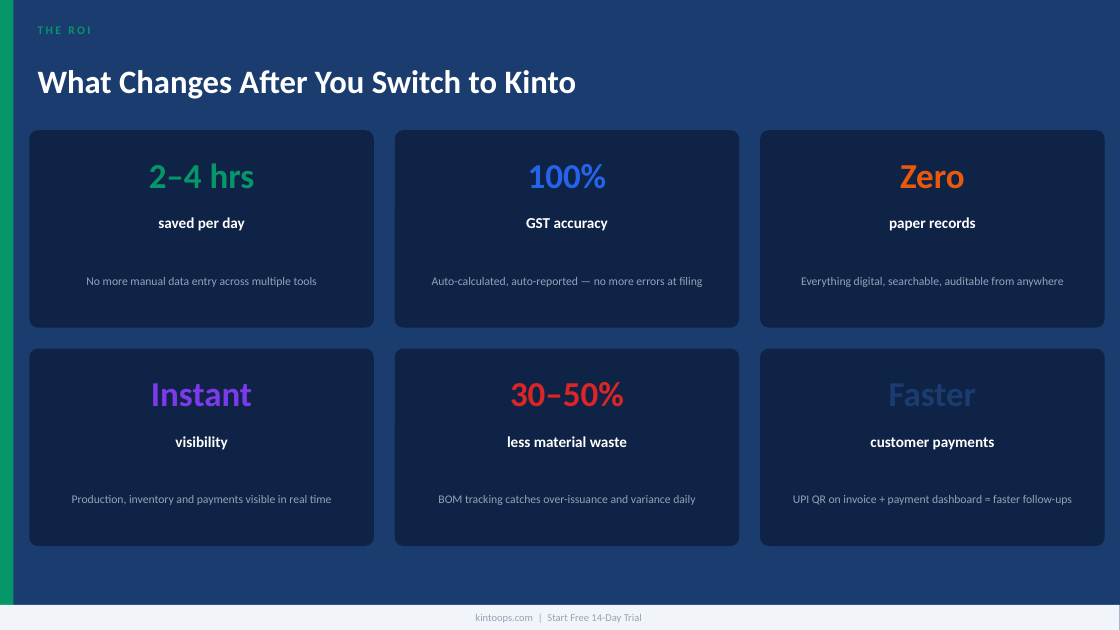
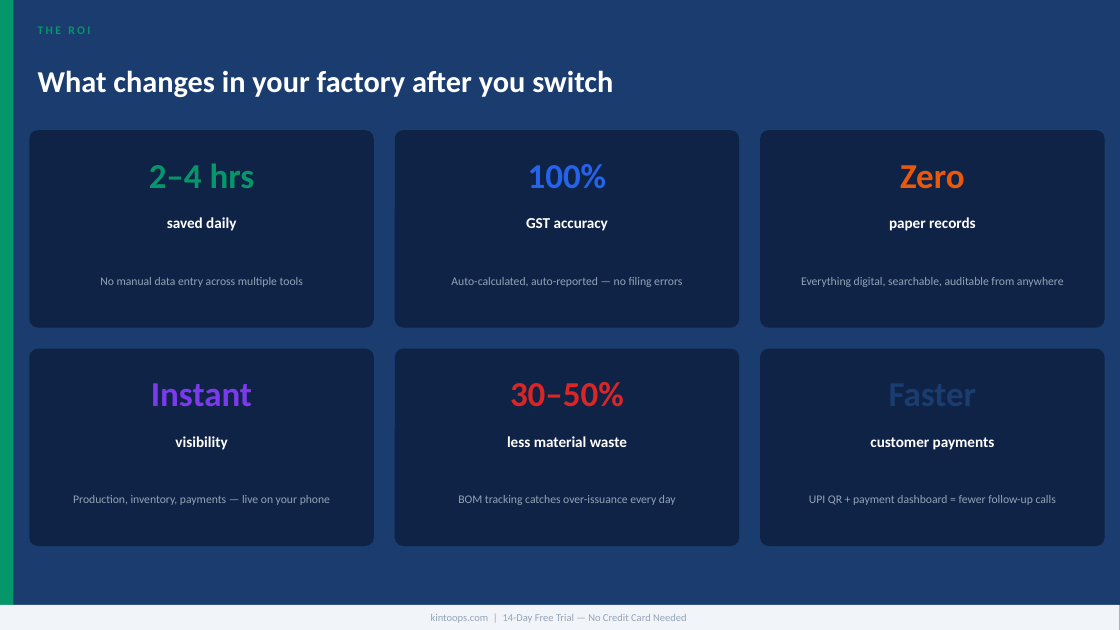
Before and after one commit to prasanth198307/kinto-qa-system, a slide deck: slide 9 of Kinto_Customer_Presentation.pptx. Drawn at 1120x630 pixels with LibreOffice and Linux fonts; fonts in the diff are those of the drawing. Boxes give left, top, right and bottom in pixels: in the first picture for what was removed or moved away, otherwise in the second. Text is boxed around its words. In the diff, an @@ line names an element or a change of style, - is before the commit and + after.

```diff
--- a/Kinto_Customer_Presentation.pptx
+++ b/Kinto_Customer_Presentation.pptx
@@ text at (x1=38, y1=70, x2=613, y2=97): text changed; size 28 to 26 pt @@
-What Changes After You Switch to Kinto
+What changes in your factory after you switch
@@ text at (x1=167, y1=217, x2=236, y2=231): text changed @@
-saved per day
+saved daily
@@ text at (x1=100, y1=277, x2=303, y2=287): text changed @@
-No more manual data entry across multiple tools
+No manual data entry across multiple tools
@@ text at (x1=451, y1=277, x2=682, y2=287): text changed @@
-Auto-calculated, auto-reported — no more errors at filing
+Auto-calculated, auto-reported — no filing errors
@@ text at (x1=73, y1=495, x2=330, y2=505): text changed @@
-Production, inventory and payments visible in real time
+Production, inventory, payments — live on your phone
@@ text at (x1=458, y1=495, x2=676, y2=505): text changed @@
-BOM tracking catches over-issuance and variance daily
+BOM tracking catches over-issuance every day
@@ text at (x1=809, y1=495, x2=1056, y2=505): text changed @@
-UPI QR on invoice + payment dashboard = faster follow-ups
+UPI QR + payment dashboard = fewer follow-up calls
@@ text at (x1=431, y1=614, x2=687, y2=623): text changed @@
-kintoops.com | Start Free 14-Day Trial
+kintoops.com | 14-Day Free Trial — No Credit Card Needed
```
Also in this commit, not shown: 9 other slides changed, 2 slides added, 2 slides removed, 1 other file.
